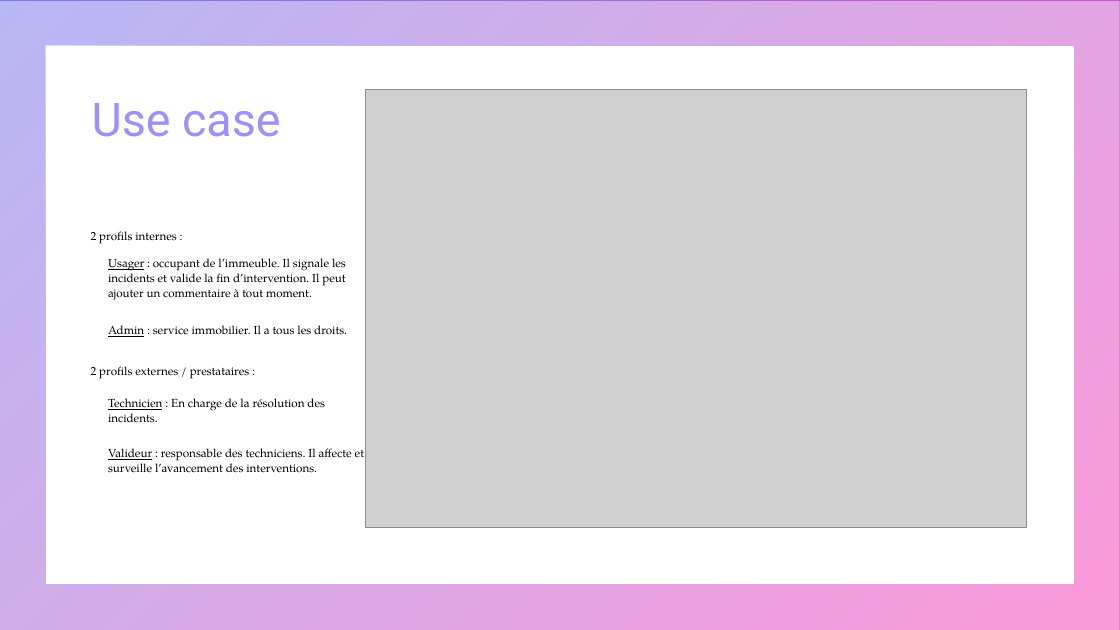
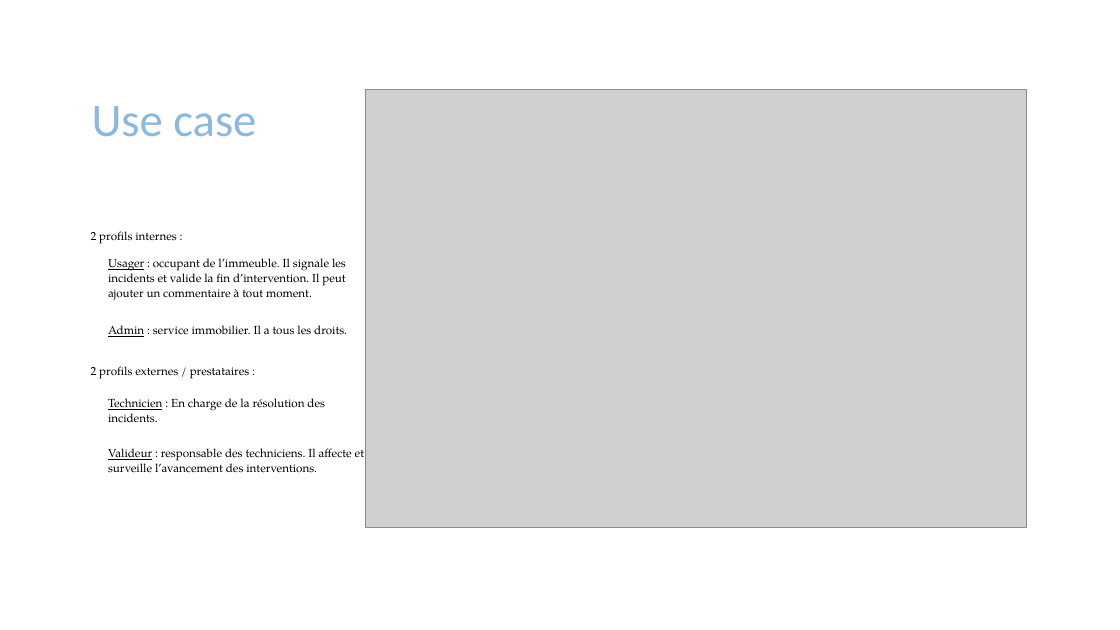
Before and after one commit to mapette/sos_immo_backend, a slide deck: slide 3 of doc/présentation V4 - commentaires.pptx. Drawn at 1120x630 pixels with LibreOffice and Linux fonts; fonts in the diff are those of the drawing; grey boxes stand for pictures. Boxes give left, top, right and bottom in pixels: in the first picture for what was removed or moved away, otherwise in the second. Text is boxed around its words. In the diff, an @@ line names an element or a change of style, - is before the commit and + after.

```diff
--- a/doc/présentation V4 - commentaires.pptx
+++ b/doc/présentation V4 - commentaires.pptx
@@ frame removed at <box>0,0,1120,630</box> @@
@@ frame removed at <box>0,0,1120,630</box> @@
@@ rectangle removed at <box>0,1,1120,630</box> @@
@@ frame removed at <box>0,0,1120,630</box> @@
@@ title "Use case" at <box>92,106,256,136</box>: font Roboto to Calibri, text colour gradient #7162FE to #F900A0 to gradient #5B9BD5 to #4472C4 @@
```
Also in this commit, not shown: 23 other slides changed, 1 slide added, 1 other file.
